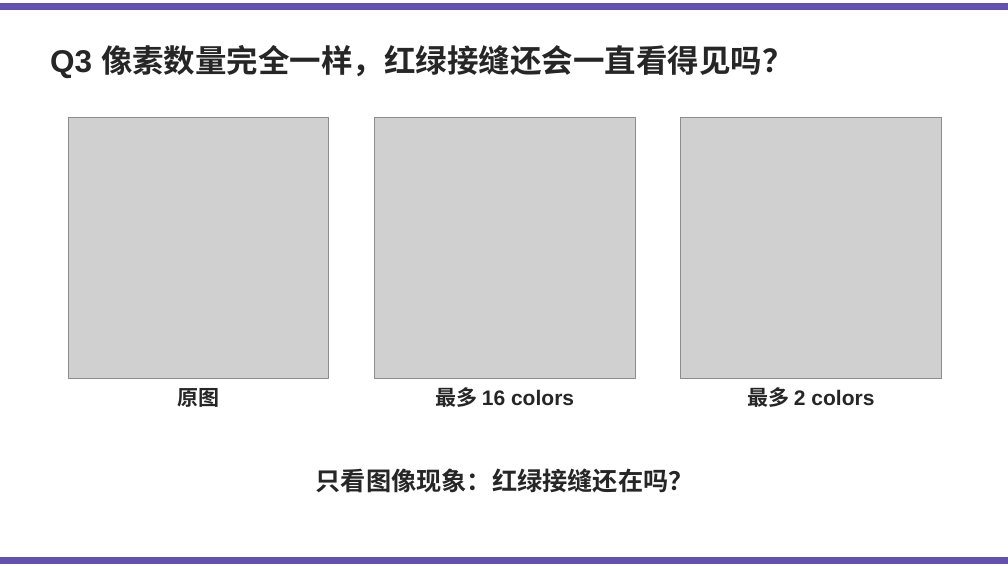
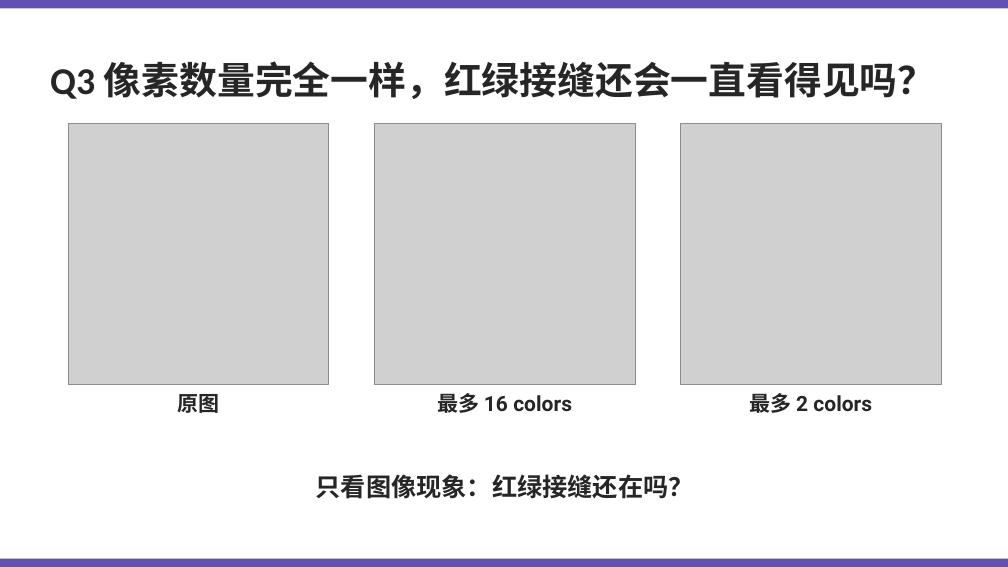
Before and after one commit to Kunonepeng/shtick, a slide deck: slide 11 of 1-2-encoding/1-2-3-image-encoding/image-encoding-v1.pptx. Drawn at 1008x567 pixels with LibreOffice and Linux fonts; fonts in the diff are those of the drawing; grey boxes stand for pictures. Boxes give left, top, right and bottom in pixels: in the first picture for what was removed or moved away, otherwise in the second. Text is boxed around its words. In the diff, an @@ line names an element or a change of style, - is before the commit and + after.

Commit message:
Fix image encoding deck style and lesson status

```diff
--- a/1-2-encoding/1-2-3-image-encoding/image-encoding-v1.pptx
+++ b/1-2-encoding/1-2-3-image-encoding/image-encoding-v1.pptx
@@ rectangle moved from (x1=0, y1=4, x2=1008, y2=10) to (x1=0, y1=0, x2=1008, y2=8) @@
@@ rectangle at (x1=0, y1=0, x2=1008, y2=8): outline #6251B1 1 pt to none @@
@@ text "Q3 像素数量完全一样，红绿接缝还会一直看得见吗？" moved from (x1=50, y1=45, x2=794, y2=78) to (x1=50, y1=61, x2=936, y2=99) @@
@@ text "Q3 像素数量完全一样，红绿接缝还会一直看得见吗？" at (x1=50, y1=61, x2=936, y2=99): size 30 to 36 pt, font Arial to Calibri @@
@@ 3 pictures moved together from (x1=68, y1=117, x2=941, y2=378) to (x1=68, y1=123, x2=941, y2=384) @@
@@ font Arial to Roboto in 3 elements at (x1=177, y1=390, x2=219, y2=416), (x1=437, y1=393, x2=572, y2=413), (x1=749, y1=393, x2=872, y2=413) @@
@@ text "只看图像现象：红绿接缝还在吗？" at (x1=316, y1=474, x2=694, y2=499): font Arial to Calibri @@
@@ rectangle at (x1=0, y1=559, x2=1008, y2=567): outline #6251B1 1 pt to none @@
@@ rectangle moved from (x1=0, y1=557, x2=1008, y2=563) to (x1=0, y1=559, x2=1008, y2=567) @@
```
Also in this commit, not shown: 25 other slides changed, 2 other files.
